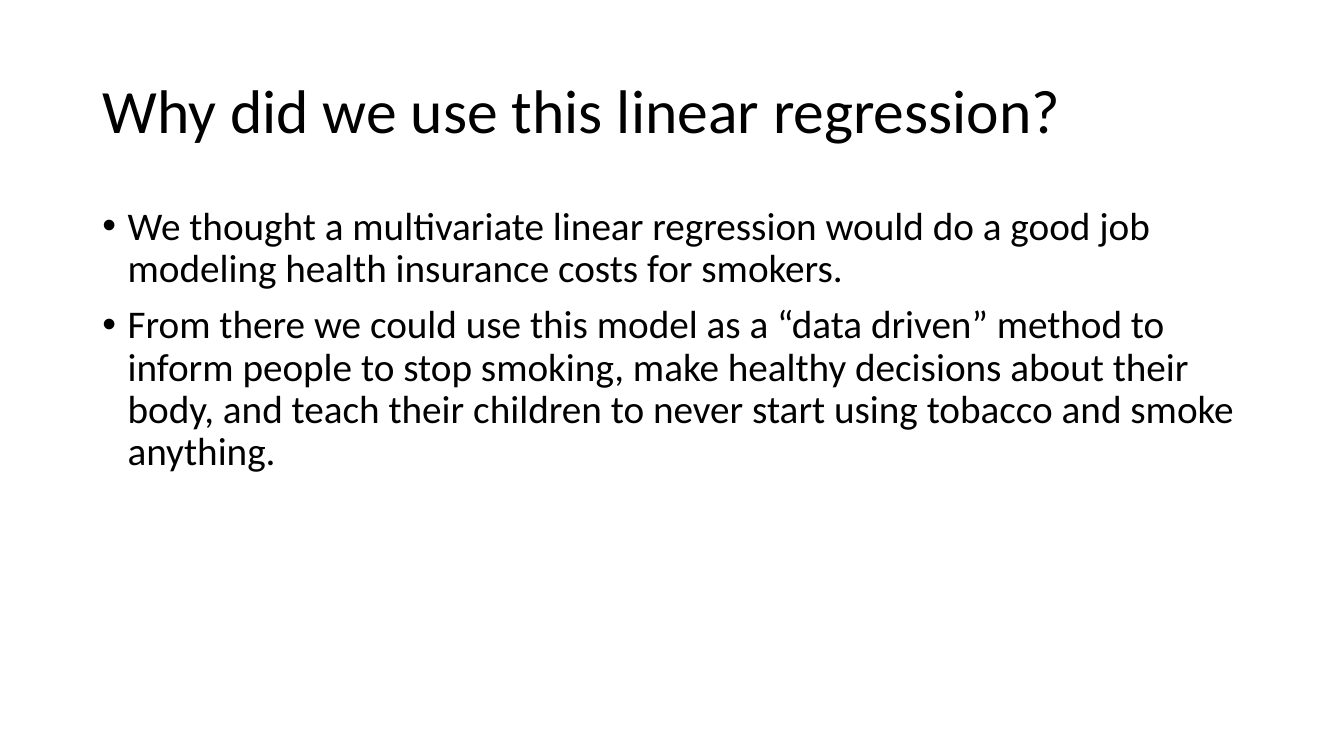
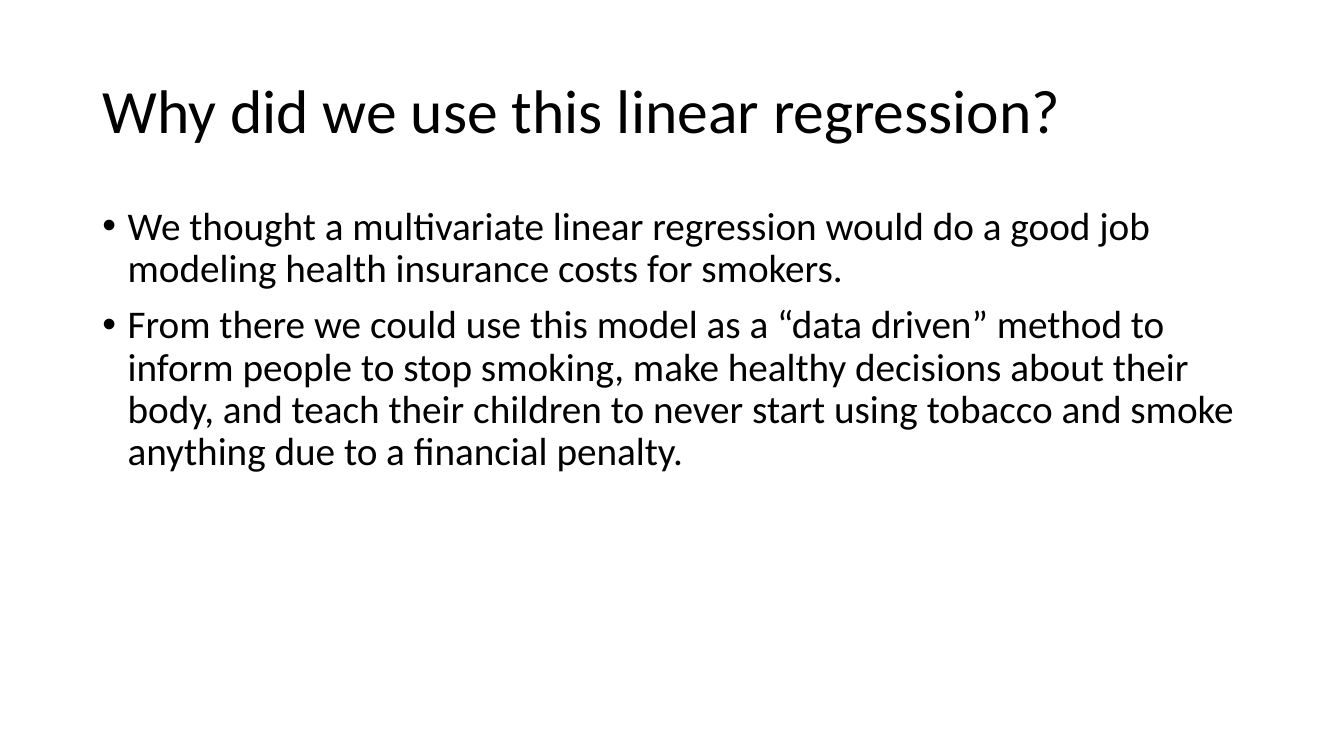
Before and after one commit to speersma/lung_cancer_project, a slide deck: slide 2 of Corey/Corey_slide.pptx. Drawn at 1344x756 pixels with LibreOffice and Linux fonts; fonts in the diff are those of the drawing. Boxes give left, top, right and bottom in pixels: in the first picture for what was removed or moved away, otherwise in the second. Text is boxed around its words. In the diff, an @@ line names an element or a change of style, - is before the commit and + after.

```diff
--- a/Corey/Corey_slide.pptx
+++ b/Corey/Corey_slide.pptx
@@ text at [128, 310, 1233, 472]: text changed @@
-• From there we could use this model as a “data driven” method to inform people to stop smoking, make healthy decisions about their body, and teach their children to never start using tobacco and smoke anything.
+• From there we could use this model as a “data driven” method to inform people to stop smoking, make healthy decisions about their body, and teach their children to never start using tobacco and smoke anything due to a financial penalty.
```
Also in this commit, not shown: 2 other slides changed, 3 other files.
